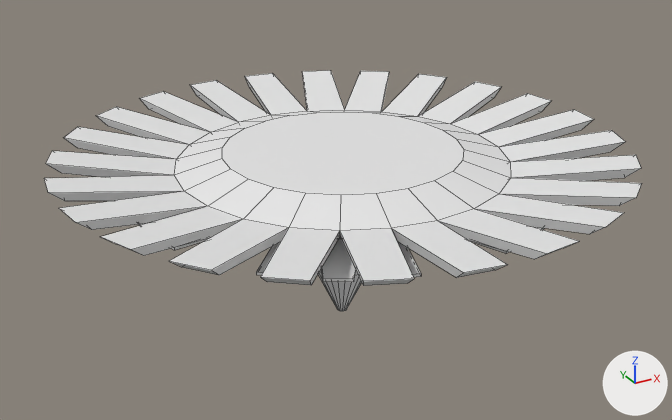
One commit to the FBX model CreateGameJamSpring2021_g18/Assets/WIP/HC/flowertop-01.fbx: the scene before it, then after it.
The view is the same before and after, from a 50 mm camera at (-0.34, -0.608, 0.387) aimed at (0.001, 0.012, 0.077). The lights are fixed; the arrows at lower right show +X, +Y and +Z. Mesh edges are drawn as thin lines.
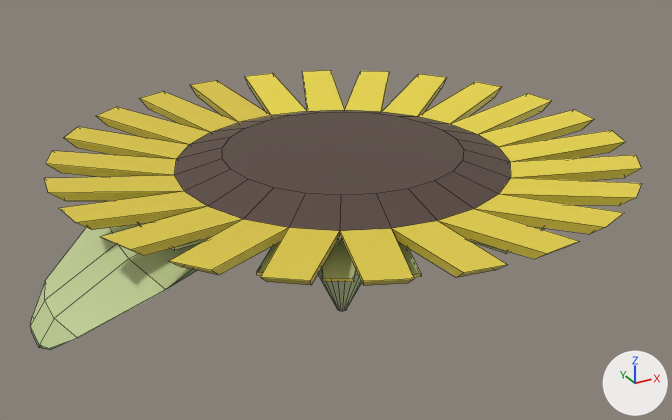
Diff of the bpy script that builds the scene:
```diff
--- a/CreateGameJamSpring2021_g18/Assets/WIP/HC/flowertop-01.fbx.py
+++ b/CreateGameJamSpring2021_g18/Assets/WIP/HC/flowertop-01.fbx.py
@@ img_flowertop_01_texture_png @@
+img_flowertop_01_texture_png = load_image('flowertop-01-texture.png', 'flowertop-01-texture.png', 32, 32, 'sRGB')
@@ mat_material @@
+mat_material = principled_material('Material')
+mat_material.texture = img_flowertop_01_texture_png
@@ me_flowertop_01 @@
 # used by ob_cylinder; location = (0.0, 0.0, -0.0109)
-me_flowertop_01.from_pydata(...)  # 456 vertices, 434 faces; spans x -0.227..0.227, y -0.227..0.227, z 0.0..0.148
+me_flowertop_01.from_pydata(...)  # 504 vertices, 482 faces; spans x -0.252..0.273, y -0.227..0.227, z 0.0..0.148
+# me_flowertop_01 part 1
+# 3 faces are deleted
+# 24 vertices are added at x -0.252..-0.175, y -0.071..0.084, z 0.044..0.098
+# 27 new faces join them
+# me_flowertop_01 part 2: 428 faces spanning x -0.227..0.227, y -0.227..0.227, z 0.0..0.148 switch from no material to mat_material (picture img_flowertop_01_texture_png)
```

Boxes (x1, y1, x2, y2) around the edits, measured in the pictures (672 x 420 px):
'Cylinder', reshaped (16% taller)
    before: (44, 70, 642, 311)
    after: (30, 70, 642, 350)
part 1 of me_flowertop_01, built on (green)
    after: (30, 224, 204, 350)
part 2 of me_flowertop_01, recoloured
    both: (44, 70, 642, 311)
